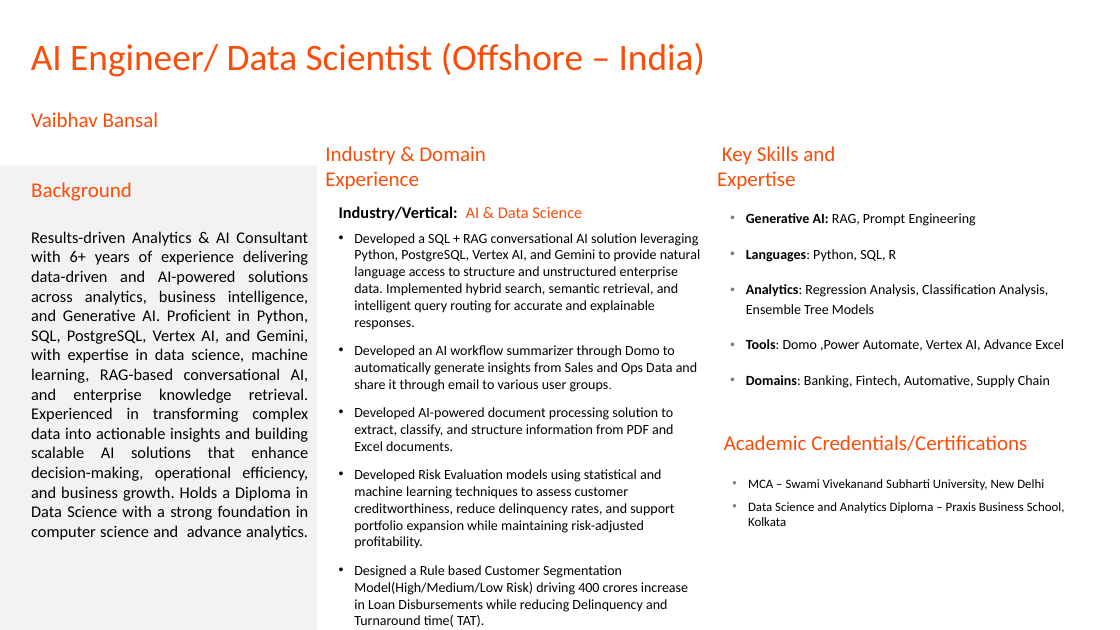
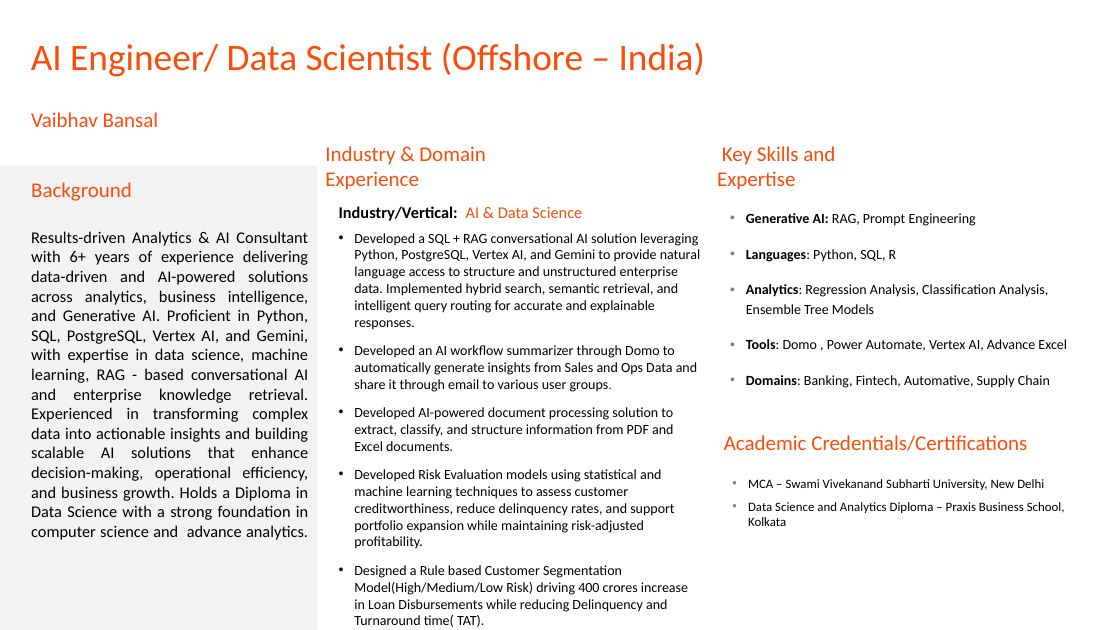
Before and after one commit to vaibhavb226/Pushing_code_3, a slide deck: slide 1 of EXL_Vaibhav_Bansal_One_Pager.pptx. Drawn at 1120x630 pixels with LibreOffice and Linux fonts; fonts in the diff are those of the drawing; background and template pictures are left out. Boxes give left, top, right and bottom in pixels: in the first picture for what was removed or moved away, otherwise in the second. Text is boxed around its words. In the diff, an @@ line names an element or a change of style, - is before the commit and + after.

```diff
--- a/EXL_Vaibhav_Bansal_One_Pager.pptx
+++ b/EXL_Vaibhav_Bansal_One_Pager.pptx
@@ text at (x1=31, y1=231, x2=309, y2=540): text changed @@
-Results-driven Analytics & AI Consultant with 6+ years of experience delivering data-driven and AI-powered solutions across analytics, business intelligence, and Generative AI. Proficient in Python, SQL, PostgreSQL, Vertex AI, and Gemini, with expertise in data science, machine learning, RAG-based conversational AI, and enterprise knowledge retrieval. Experienced in transforming complex data into actionable insights and building scalable AI solutions that enhance decision-making, operational efficiency, and business growth. Holds a Diploma in Data Science with a strong foundation in computer science and advance analytics.
+Results-driven Analytics & AI Consultant with 6+ years of experience delivering data-driven and AI-powered solutions across analytics, business intelligence, and Generative AI. Proficient in Python, SQL, PostgreSQL, Vertex AI, and Gemini, with expertise in data science, machine learning, RAG - based conversational AI and enterprise knowledge retrieval. Experienced in transforming complex data into actionable insights and building scalable AI solutions that enhance decision-making, operational efficiency, and business growth. Holds a Diploma in Data Science with a strong foundation in computer science and advance analytics.
@@ text at (x1=746, y1=339, x2=1067, y2=351): spaces changed @@
-• Tools: Domo ,Power Automate, Vertex AI, Advance Excel
+• Tools: Domo , Power Automate, Vertex AI, Advance Excel
```
